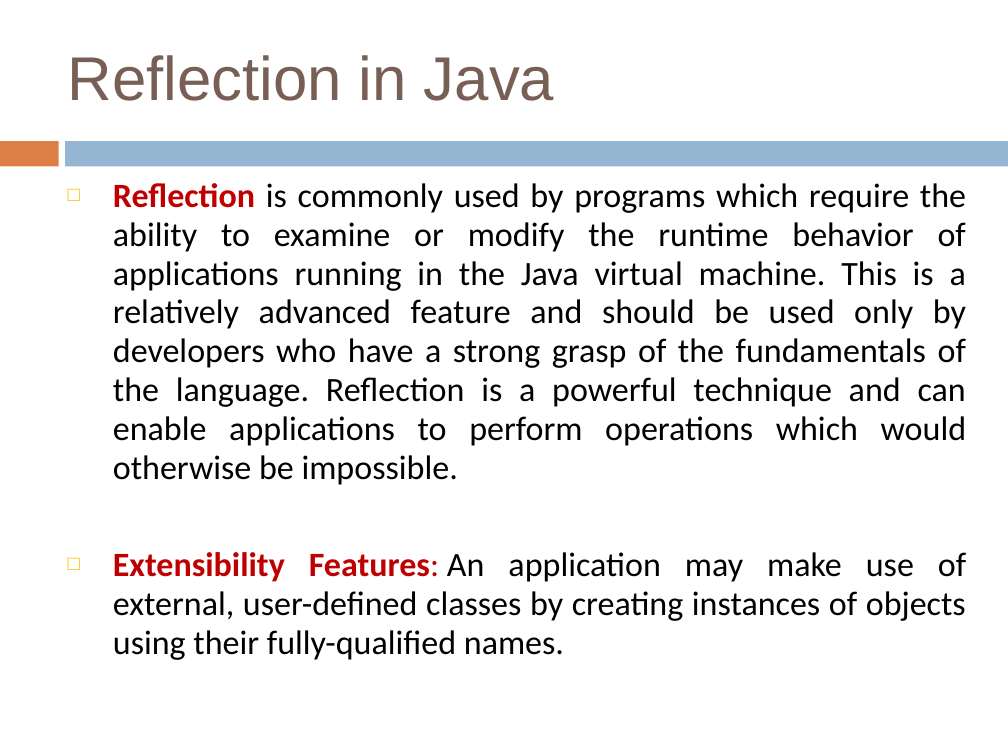
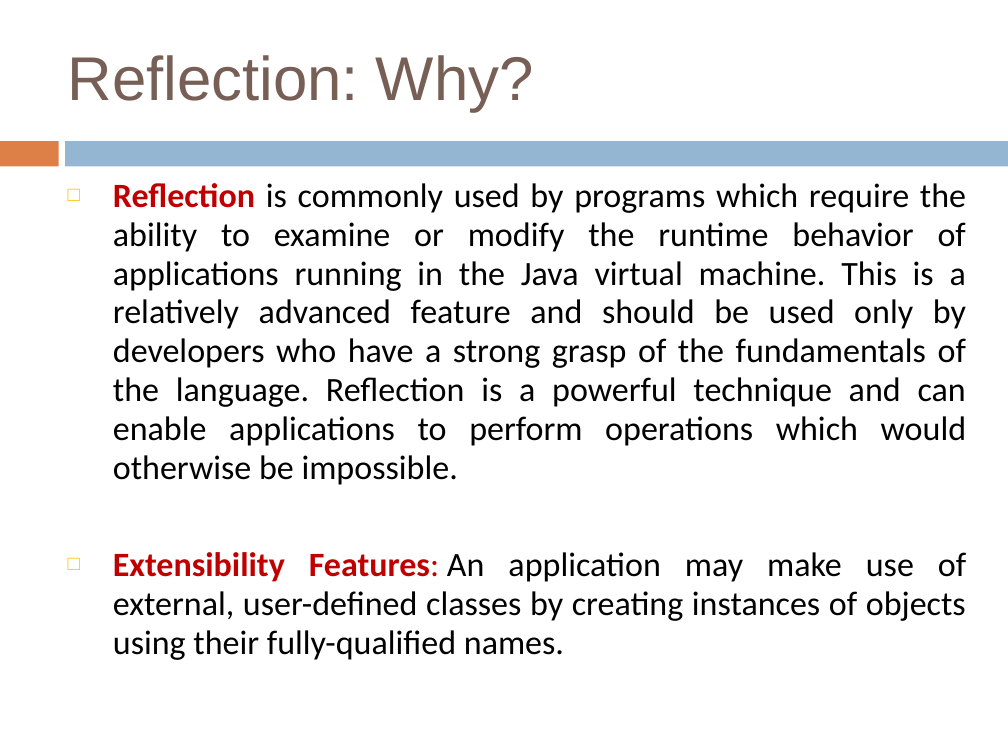
Before and after one commit to crista/EPS-slides, a slide deck: slide 3 of EPS-Reflection.pptx (slide 36 before the commit). Drawn at 1008x756 pixels with LibreOffice and Linux fonts; fonts in the diff are those of the drawing; background and template pictures are left out. Boxes give left, top, right and bottom in pixels: in the first picture for what was removed or moved away, otherwise in the second. Text is boxed around its words. In the diff, an @@ line names an element or a change of style, - is before the commit and + after.

```diff
--- a/EPS-Reflection.pptx
+++ b/EPS-Reflection.pptx
@@ title at (68,55,534,112): text changed @@
-Reflection in Java
+Reflection: Why?
```
Also in this commit, not shown: 5 other slides changed, 1 slide added, 25 slides removed, 2 other files.
